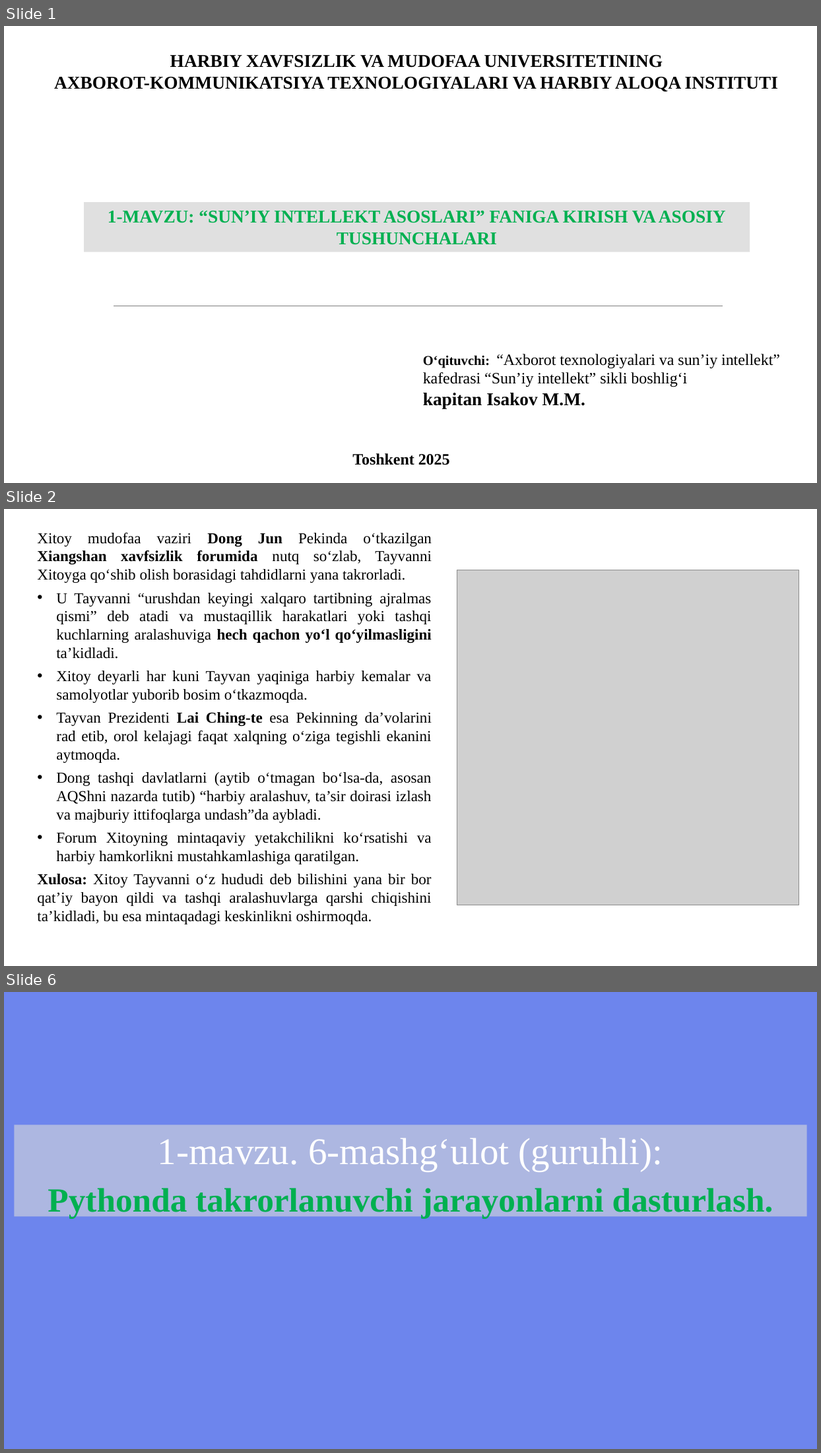
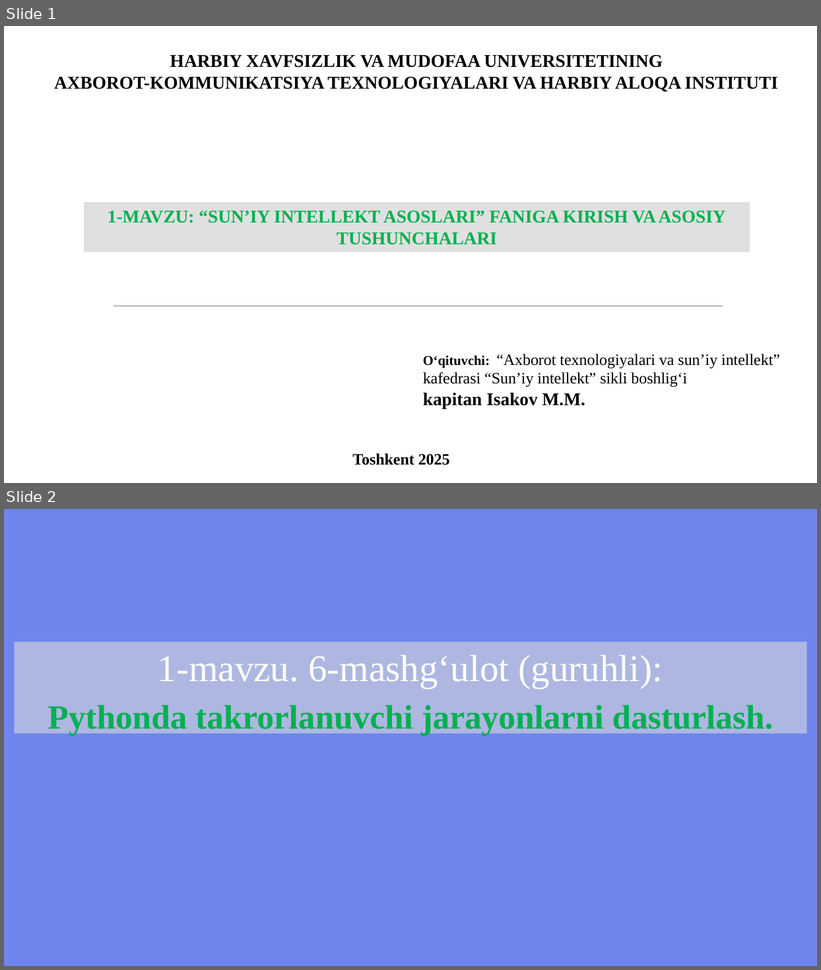
Before and after one commit to qwerty291996/2025-2026, a slide deck: Dars materiallari 2025-2026/Sun'iy intellekt asoslari 2025-2026/1.6 Pythonda takrorlanuvchi jarayonlarni dasturlash/1.6 Pythonda takrorlanuvchi jarayonlarni dasturlash.pptx. Shown one above the other, each under a label of ours: slides 1, 2 and 6 before the commit, slides 1 and 2 after it; the slides between them are not shown. The pictures are 821x1453 and 821x970 pixels, drawn with LibreOffice and Linux fonts; fonts in the diff are those of the drawing; grey boxes stand for pictures; background and template pictures are left out. Boxes give left, top, right and bottom in pixels: in the first picture for what was removed or moved away, otherwise in the second. Text is boxed around its words. In the diff, an @@ line names an element or a change of style, - is before the commit and + after.

```diff
--- a/Dars materiallari 2025-2026/Sun'iy intellekt asoslari 2025-2026/1.6 Pythonda takrorlanuvchi jarayonlarni dasturlash/1.6 Pythonda takrorlanuvchi jarayonlarni dasturlash.pptx
+++ b/Dars materiallari 2025-2026/Sun'iy intellekt asoslari 2025-2026/1.6 Pythonda takrorlanuvchi jarayonlarni dasturlash/1.6 Pythonda takrorlanuvchi jarayonlarni dasturlash.pptx
@@ slide 2 removed at [4,509,817,966], background #FFFFFF @@
@@ text removed at [37,532,432,925] @@
-Xitoy mudofaa vaziri Dong Jun Pekinda o‘tkazilgan Xiangshan xavfsizlik forumida nutq so‘zlab, Tayvanni Xitoyga qo‘shib olish borasidagi tahdidlarni yana takrorladi.
-• U Tayvanni “urushdan keyingi xalqaro tartibning ajralmas qismi” deb atadi va mustaqillik harakatlari yoki tashqi kuchlarning aralashuviga hech qachon yo‘l qo‘yilmasligini ta’kidladi.
-• Xitoy deyarli har kuni Tayvan yaqiniga harbiy kemalar va samolyotlar yuborib bosim o‘tkazmoqda.
-• Tayvan Prezidenti Lai Ching-te esa Pekinning da’volarini rad etib, orol kelajagi faqat xalqning o‘ziga tegishli ekanini aytmoqda.
-• Dong tashqi davlatlarni (aytib o‘tmagan bo‘lsa-da, asosan AQShni nazarda tutib) “harbiy aralashuv, ta’sir doirasi izlash va majburiy ittifoqlarga undash”da aybladi.
-• Forum Xitoyning mintaqaviy yetakchilikni ko‘rsatishi va harbiy hamkorlikni mustahkamlashiga qaratilgan.
-Xulosa: Xitoy Tayvanni o‘z hududi deb bilishini yana bir bor qat’iy bayon qildi va tashqi aralashuvlarga qarshi chiqishini ta’kidladi, bu esa mintaqadagi keskinlikni oshirmoqda.
@@ picture removed at [457,570,799,906] @@
@@ what was slide 6 is now slide 2 @@
```
Also in this commit, not shown: 3 other slides removed, 14 other files.
